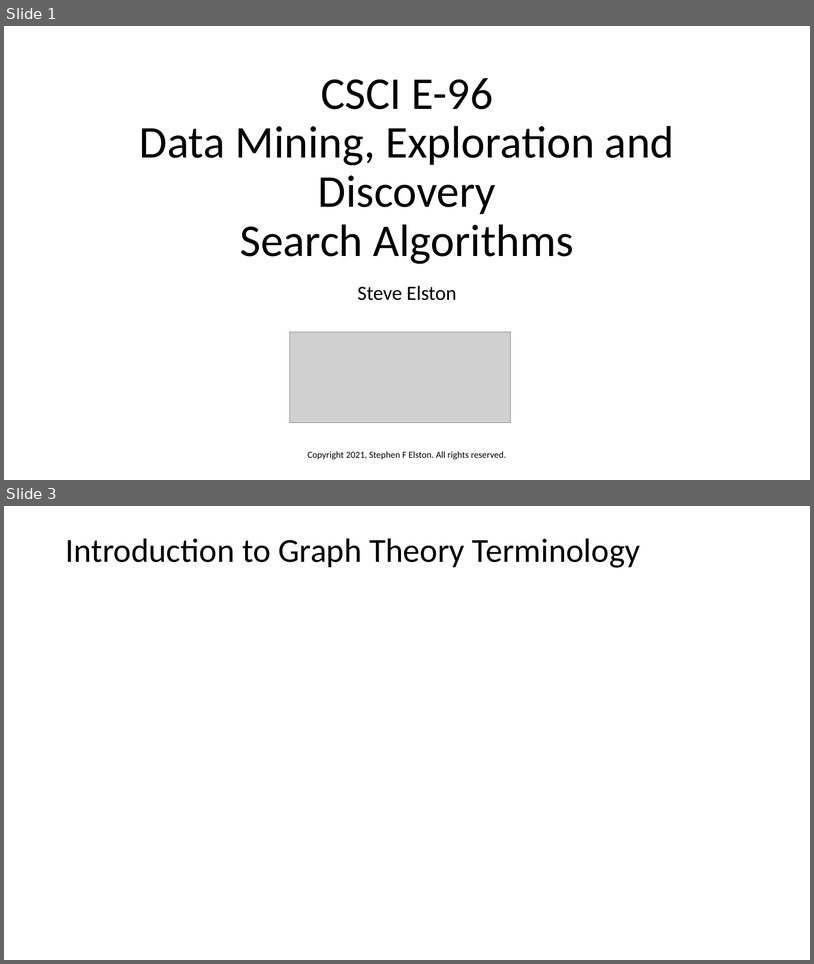
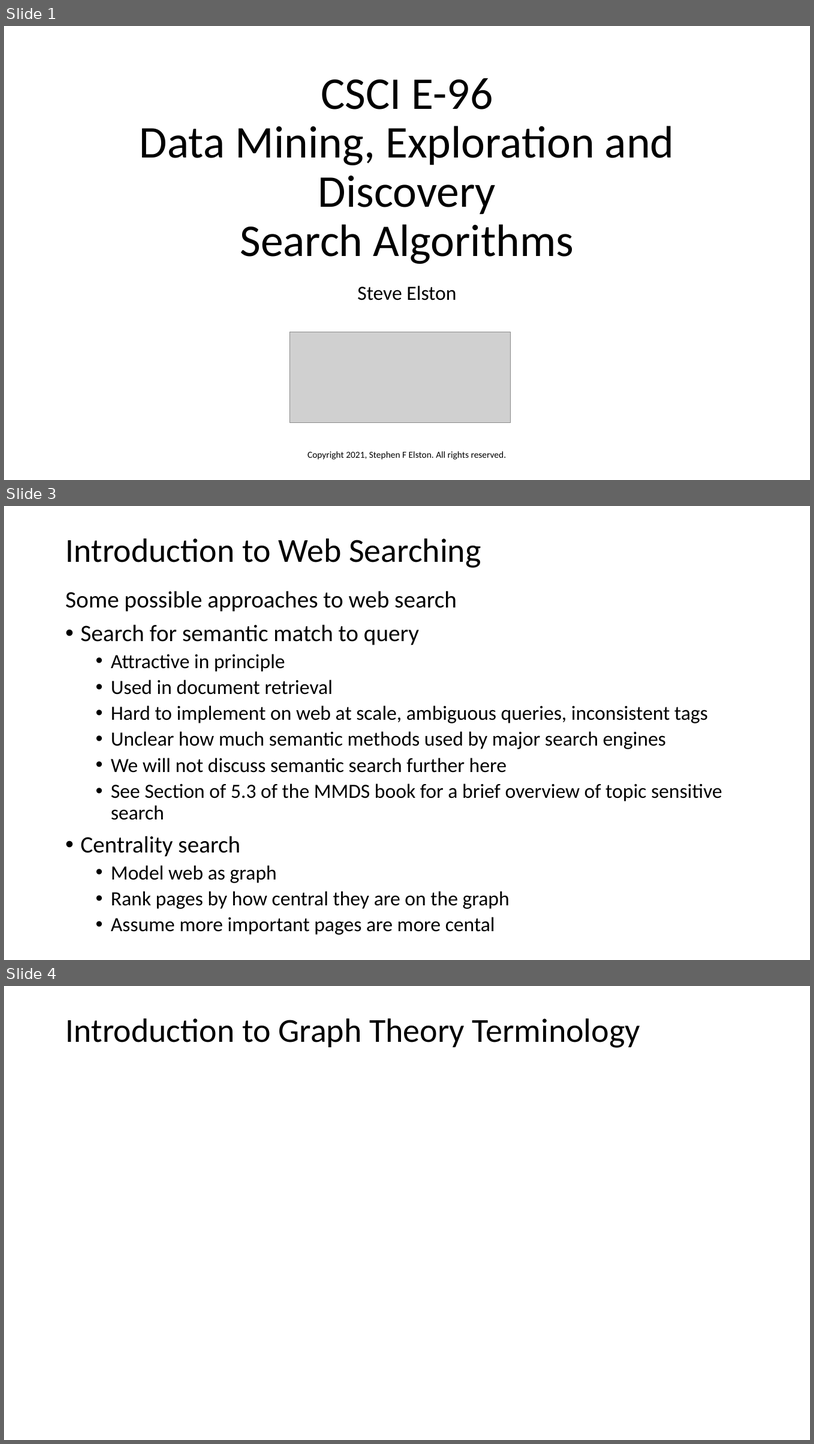
Before and after one commit to StephenElston/CSCI-E-108, a slide deck: slides/5_WebSearching.pptx. Shown one above the other, each under a label of ours: slides 1 and 3 before the commit, slides 1, 3 and 4 after it; the slides between them are not shown. The pictures are 814x964 and 814x1444 pixels, drawn with LibreOffice and Linux fonts; fonts in the diff are those of the drawing; grey boxes stand for pictures. Boxes give left, top, right and bottom in pixels: in the first picture for what was removed or moved away, otherwise in the second. Text is boxed around its words. In the diff, an @@ line names an element or a change of style, - is before the commit and + after.

```diff
--- a/slides/5_WebSearching.pptx
+++ b/slides/5_WebSearching.pptx
@@ slide 3 added at (4,506,810,960), background #FFFFFF @@
@@ title added at (65,538,482,568), 40 pt, text #000000 @@
+Introduction to Web Searching
@@ text added at (65,591,723,934), 24 pt, text #000000 @@
+Some possible approaches to web search
+• Search for semantic match to query
+  • Attractive in principle
+  • Used in document retrieval
+  • Hard to implement on web at scale, ambiguous queries, inconsistent tags
+  • Unclear how much semantic methods used by major search engines
+  • We will not discuss semantic search further here
+  • See Section of 5.3 of the MMDS book for a brief overview of topic sensitive search
+• Centrality search
+  • Model web as graph
+  • Rank pages by how central they are on the graph
+  • Assume more important pages are more cental
@@ what was slide 3 is now slide 4 @@
```
Also in this commit, not shown: 2 slides changed, 7 other slides added, 1 slide removed.
